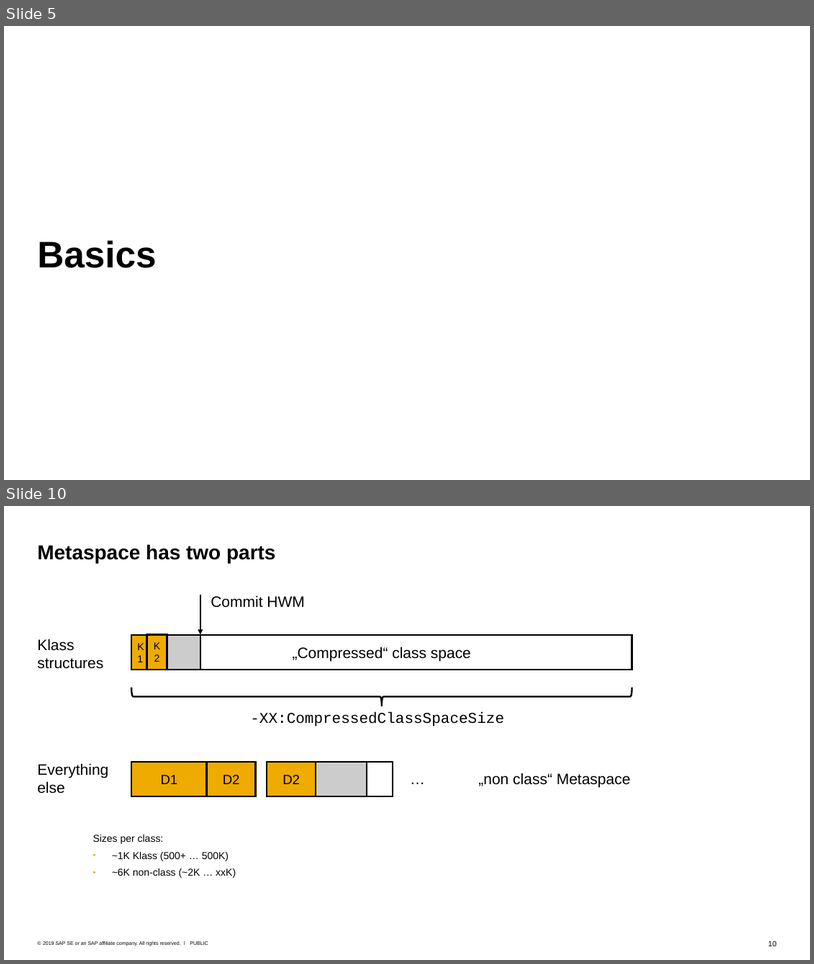
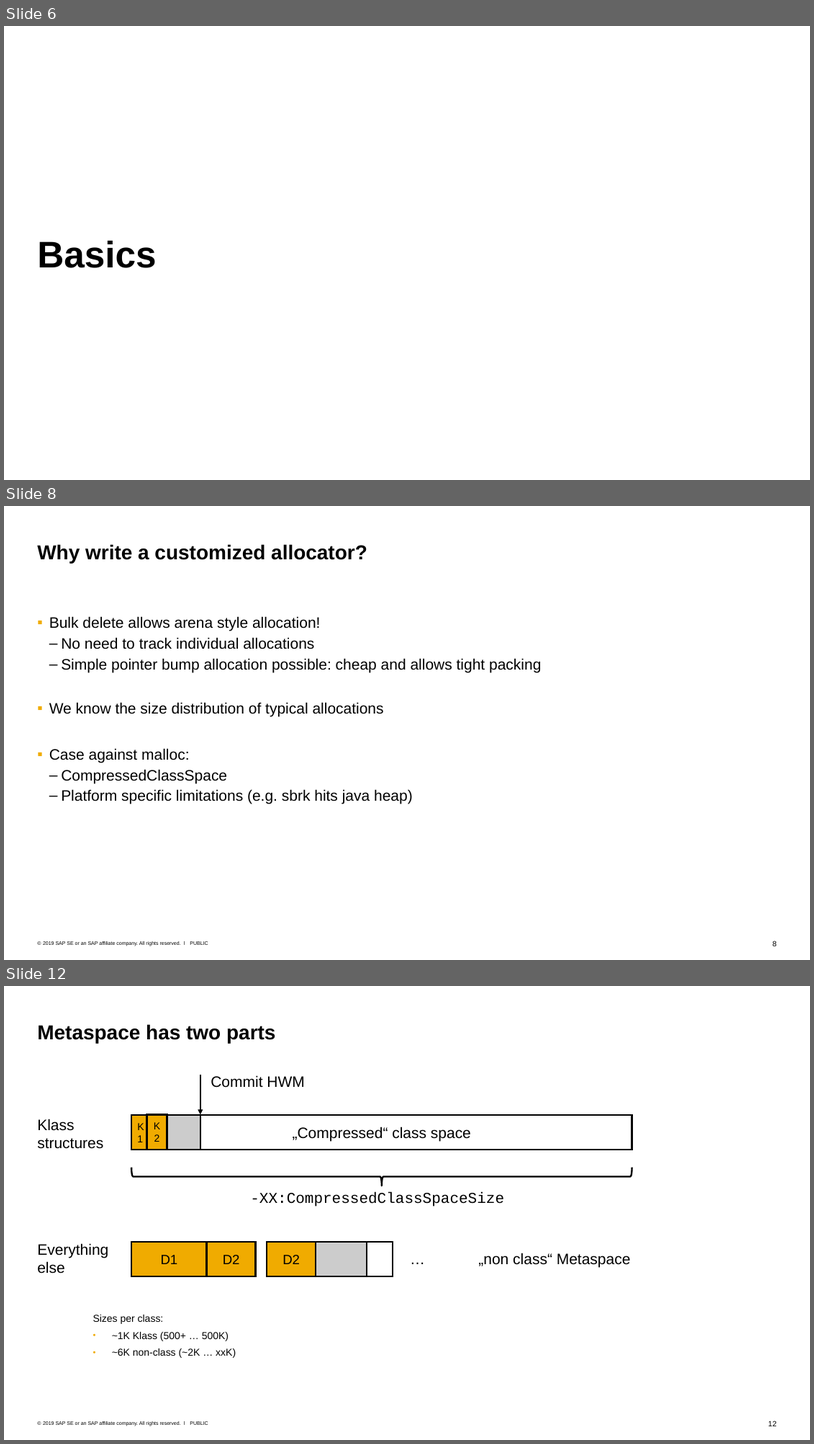
Before and after one commit to tstuefe/talk-fosdem20, a slide deck: fosdem20-taming-metaspace.pptx. Shown one above the other, each under a label of ours: slides 5 and 10 before the commit, slides 6, 8 and 12 after it; the slides between them are not shown. The pictures are 814x964 and 814x1444 pixels, drawn with LibreOffice and Linux fonts; fonts in the diff are those of the drawing. Boxes give left, top, right and bottom in pixels: in the first picture for what was removed or moved away, otherwise in the second. Text is boxed around its words. In the diff, an @@ line names an element or a change of style, - is before the commit and + after.

```diff
--- a/fosdem20-taming-metaspace.pptx
+++ b/fosdem20-taming-metaspace.pptx
@@ slide 8 added at box(4, 506, 810, 960), background #FFFFFF; not listed: 3 template elements that a slide beside it also shows @@
@@ title added at box(37, 544, 368, 563), 24 pt, text #000000, bold @@
+Why write a customized allocator?
@@ text added at box(49, 616, 541, 804), 18 pt, text #000000 @@
+  ▪ Bulk delete allows arena style allocation!
+    – No need to track individual allocations
+    – Simple pointer bump allocation possible: cheap and allows tight packing
+  ▪ We know the size distribution of typical allocations
+  ▪ Case against malloc:
+    – CompressedClassSpace
+    – Platform specific limitations (e.g. sbrk hits java heap)
@@ what was slide 5 is now slide 6 @@
@@ what was slide 10 is now slide 12 @@
@@ page number at box(769, 1420, 777, 1426): text changed @@
-10
+12
```
Also in this commit, not shown: 10 slides changed, 2 other slides added, 1 slide removed, 1 other file.
